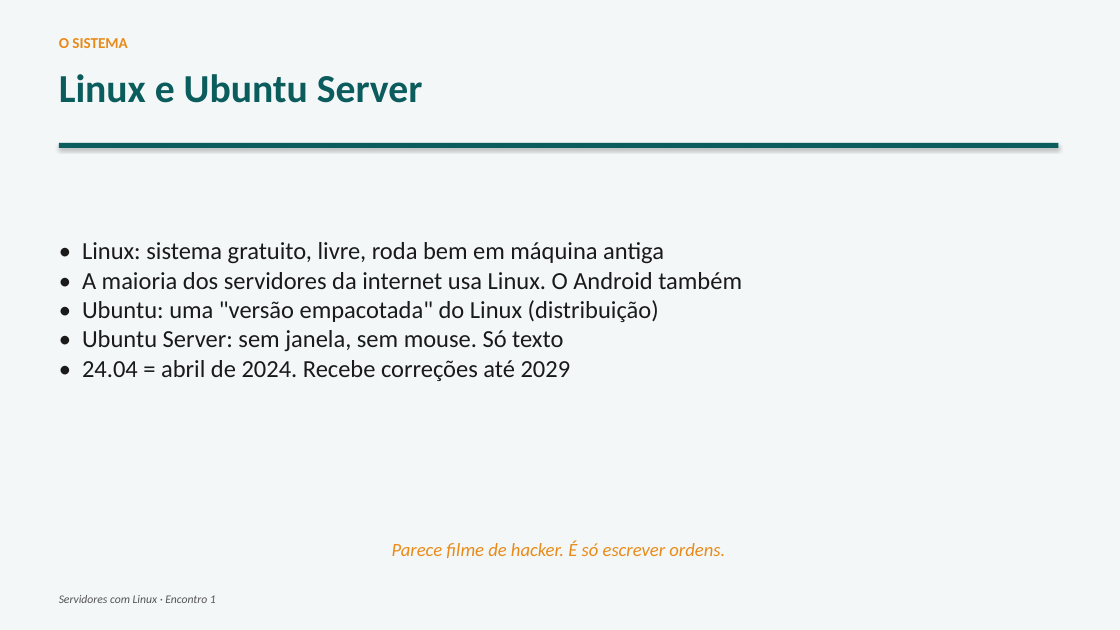
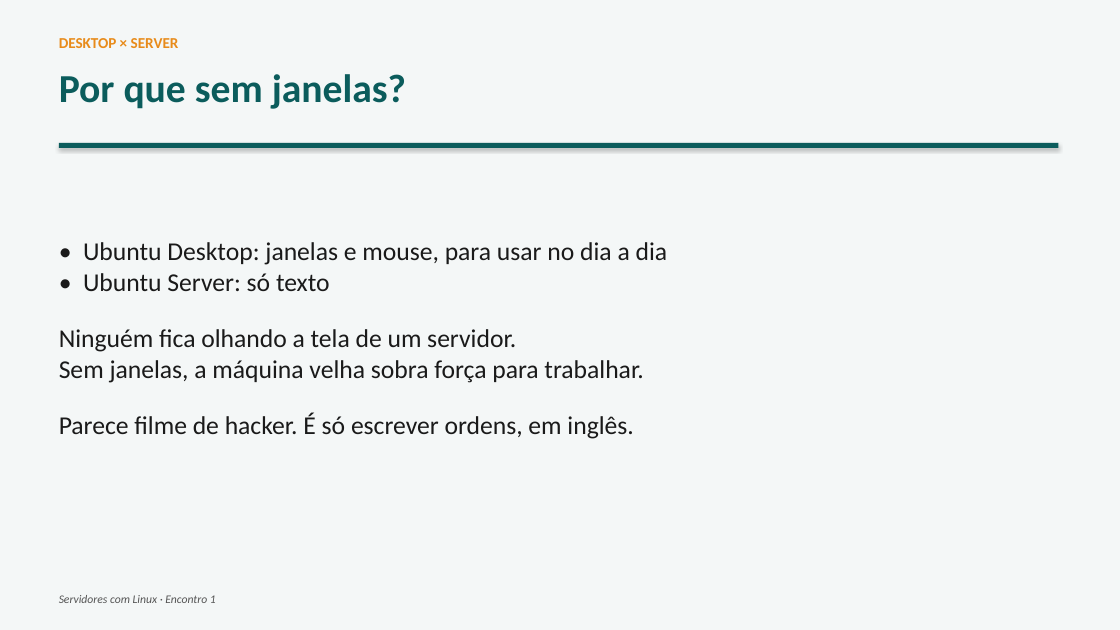
Before and after one commit to joninedel-prog/gerador_contratos, a slide deck: slide 17 of Aula - Servidores 1 - Instalando o Ubuntu e o primeiro site.pptx (slide 6 before the commit). Drawn at 1120x630 pixels with LibreOffice and Linux fonts; fonts in the diff are those of the drawing. Boxes give left, top, right and bottom in pixels: in the first picture for what was removed or moved away, otherwise in the second. Text is boxed around its words. In the diff, an @@ line names an element or a change of style, - is before the commit and + after.

```diff
--- a/Aula - Servidores 1 - Instalando o Ubuntu e o primeiro site.pptx
+++ b/Aula - Servidores 1 - Instalando o Ubuntu e o primeiro site.pptx
@@ text at [59,38,179,48]: text changed @@
-O SISTEMA
+DESKTOP × SERVER
@@ text at [59,74,406,109]: text changed @@
-Linux e Ubuntu Server
+Por que sem janelas?
@@ text at [59,242,668,439]: text changed; size 21 to 22 pt @@
-• Linux: sistema gratuito, livre, roda bem em máquina antiga
-• A maioria dos servidores da internet usa Linux. O Android também
-• Ubuntu: uma "versão empacotada" do Linux (distribuição)
-• Ubuntu Server: sem janela, sem mouse. Só texto
-• 24.04 = abril de 2024. Recebe correções até 2029
+• Ubuntu Desktop: janelas e mouse, para usar no dia a dia
+• Ubuntu Server: só texto
+Ninguém fica olhando a tela de um servidor.
+Sem janelas, a máquina velha sobra força para trabalhar.
+Parece filme de hacker. É só escrever ordens, em inglês.
@@ text removed at [392,540,725,558] @@
-Parece filme de hacker. É só escrever ordens.
```
Also in this commit, not shown: 14 other slides changed, 13 slides added, 1 slide removed, 4 other files.
